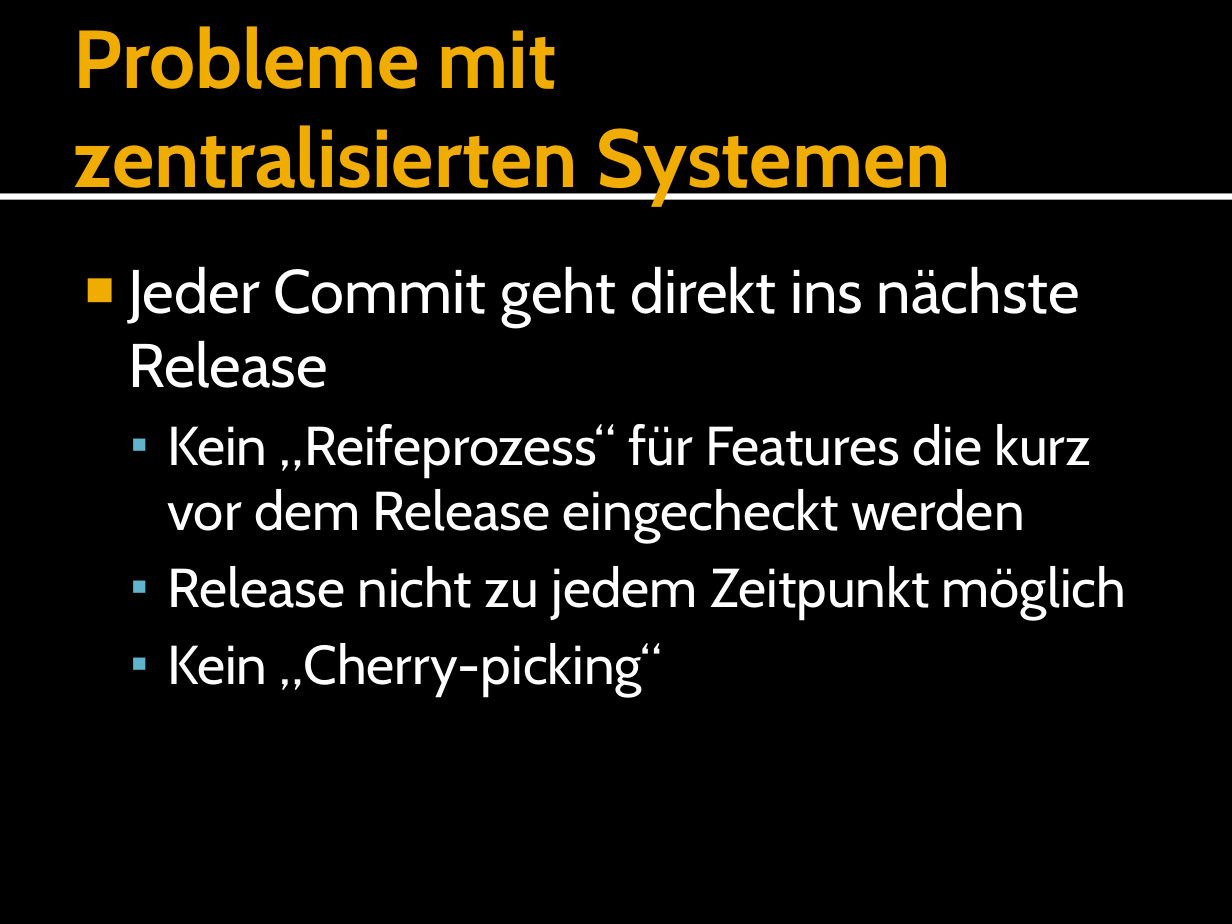
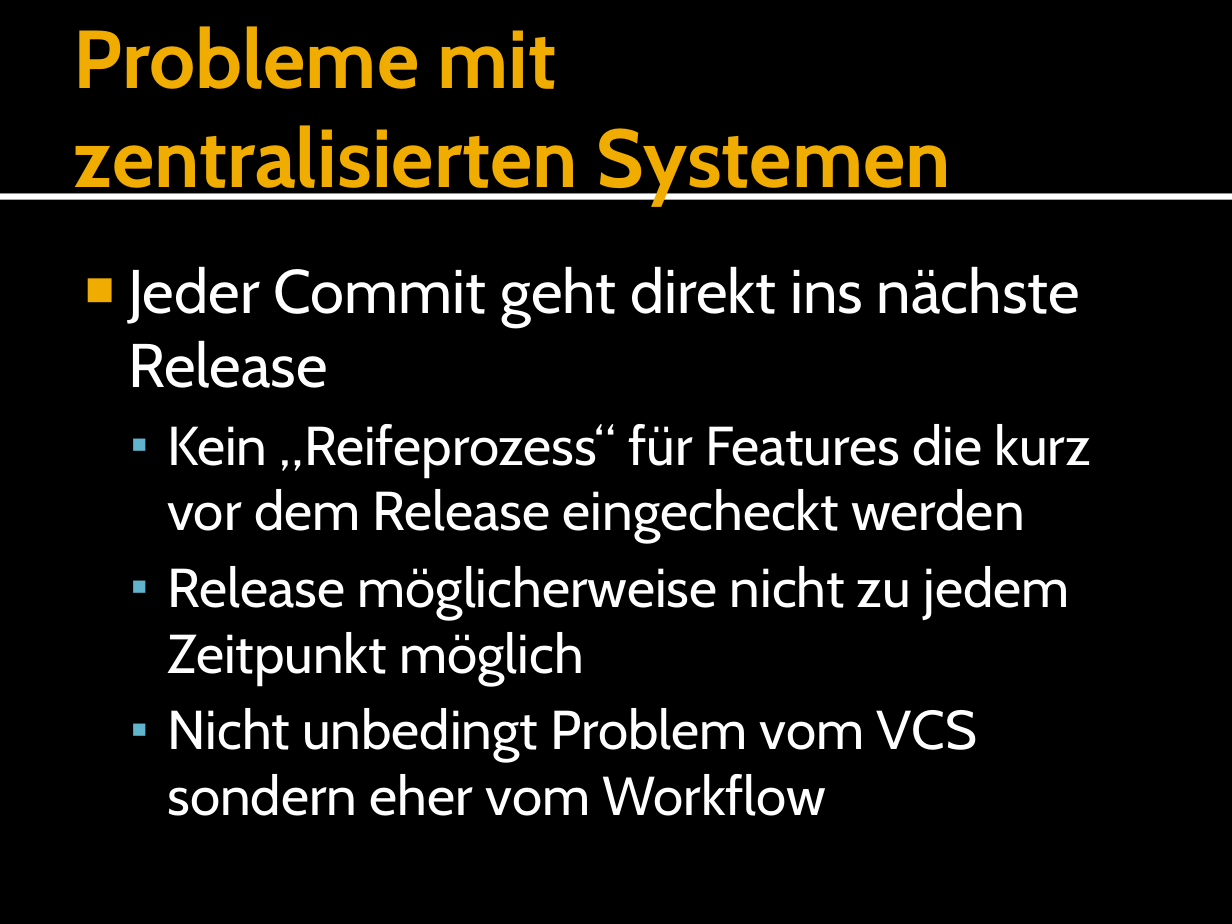
Before and after one commit to forki/GitTalk, a slide deck: slide 6 of GitTalk.pptx. Drawn at 1232x924 pixels with LibreOffice and Linux fonts; fonts in the diff are those of the drawing. Boxes give left, top, right and bottom in pixels: in the first picture for what was removed or moved away, otherwise in the second. Text is boxed around its words. In the diff, an @@ line names an element or a change of style, - is before the commit and + after.

```diff
--- a/GitTalk.pptx
+++ b/GitTalk.pptx
@@ text at (168,566,1070,816): text changed @@
-  ▪ Release nicht zu jedem Zeitpunkt möglich
-  ▪ Kein „Cherry-picking“
+  ▪ Release möglicherweise nicht zu jedem Zeitpunkt möglich
+  ▪ Nicht unbedingt Problem vom VCS sondern eher vom Workflow
```
Also in this commit, not shown: 3 other slides changed, 1 slide added, 1 other file.
